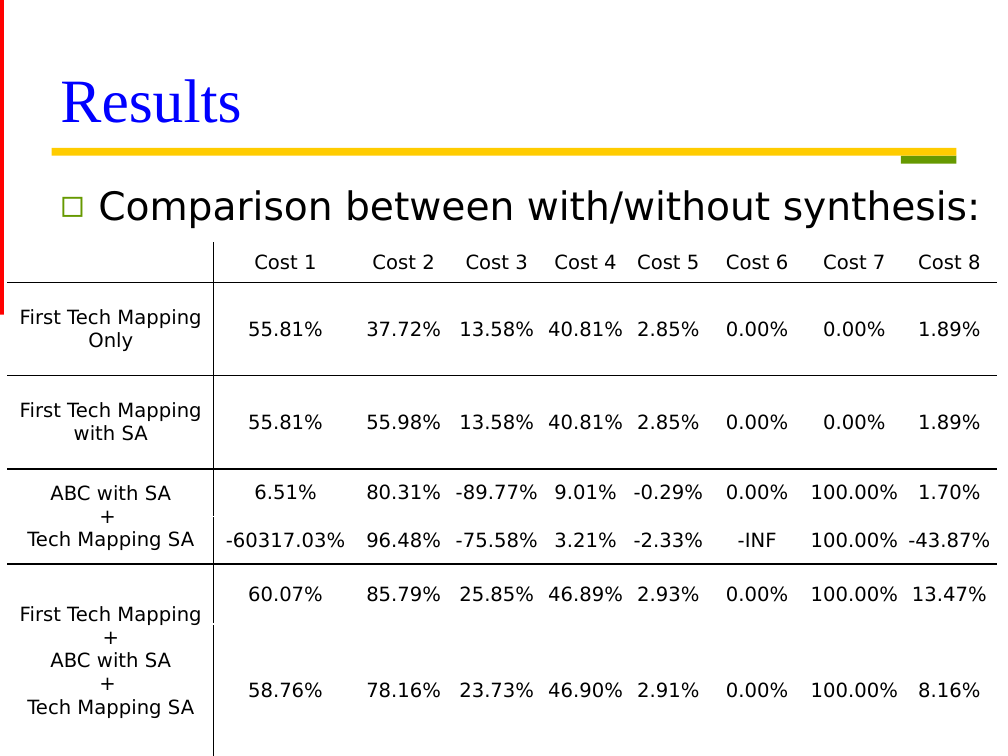
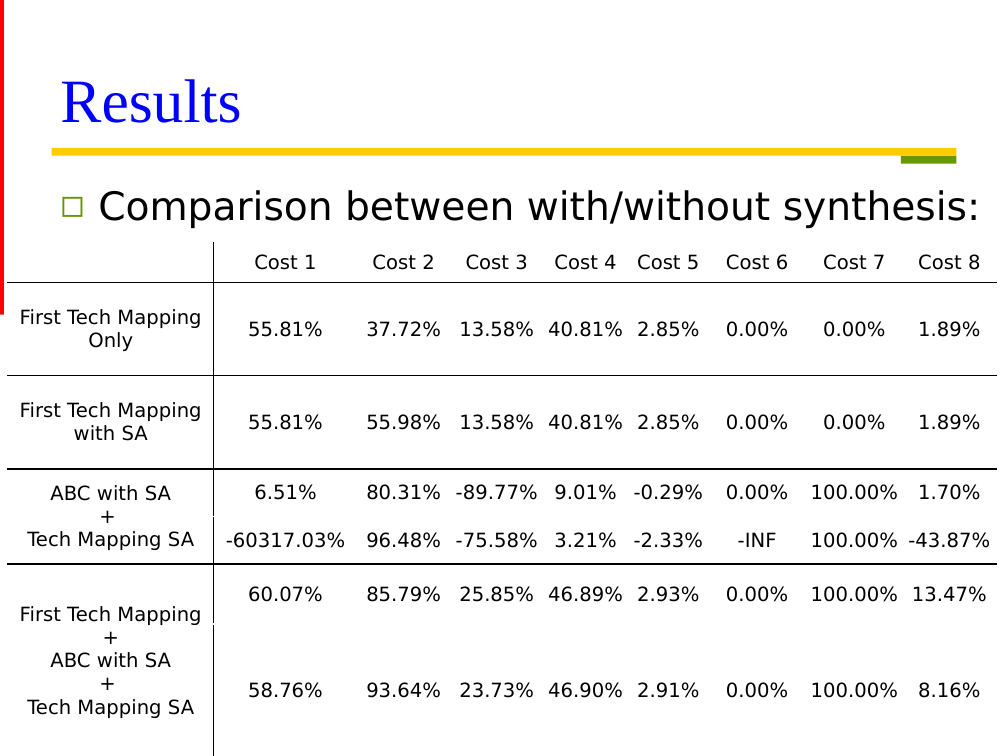
Before and after one commit to swear01/ICCAD_24_A, a slide deck: slide 11 of RolandJiang.pptx. Drawn at 1008x756 pixels with LibreOffice and Linux fonts; fonts in the diff are those of the drawing. Boxes give left, top, right and bottom in pixels: in the first picture for what was removed or moved away, otherwise in the second. Text is boxed around its words. In the diff, an @@ line names an element or a change of style, - is before the commit and + after.

```diff
--- a/RolandJiang.pptx
+++ b/RolandJiang.pptx
@@ table at (8, 243, 994, 756) @@
-row 7, column 3: 78.16%
+row 7, column 3: 93.64%
```
Also in this commit, not shown: 2 other slides changed.
